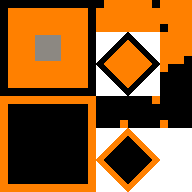
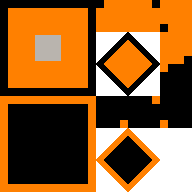
The second w=192, h=192 image is a revision of the first. Changes to its layers:
added layer "phantompuffin demo tiles.png copy" above "phantompuffin demo tiles.png" over [35, 35, 61, 61]
painted on "phantompuffin demo tiles.png" over [35, 35, 61, 61]
